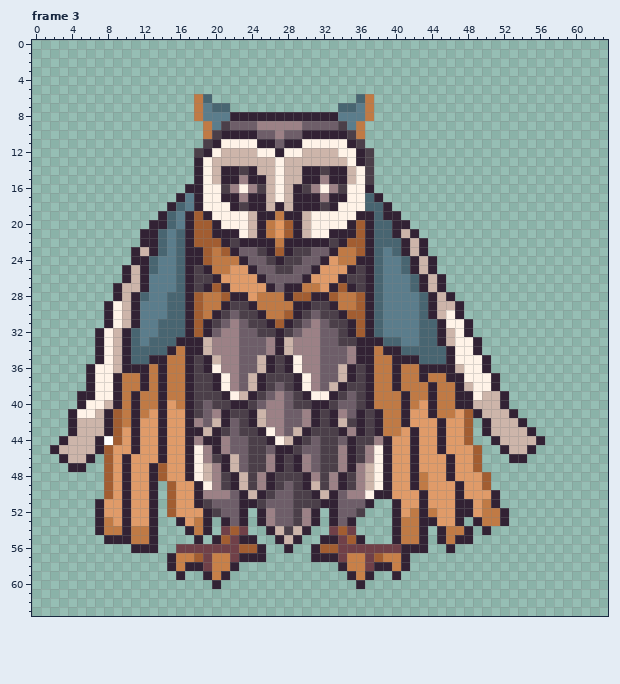
Pixel-art file: Assets/Resources/Entities/Animated/Chapter 3/prophet_owl_v2 - noctseer.aseprite. The first picture shows the starting point.
64x64 pixels, 6 frames. Colours within 5 levels of each other are drawn and written as one. Shown: frame 3. The commit also changed other frames, which this record leaves out.
After the commit:
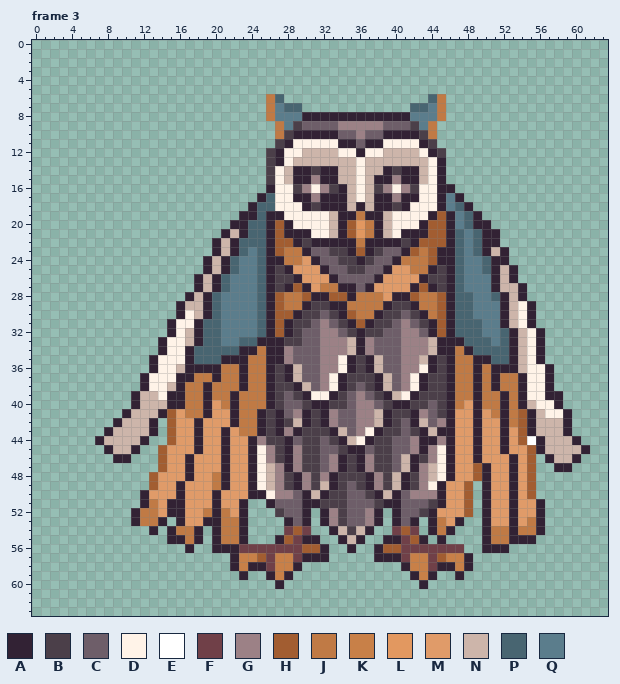
Palette (. is transparent): A #322234  B #4b3f49  C #6e5e69  D #fff3e8  E #ffffff  F #704048  G #9c8186  H #a25d31  J #c07a45  K #c88048  L #e29860  M #e09b69  N #cdb5aa  P #486571  Q #5b7d8c
Edits made:
--- frame 3
@@ x 0..63 @@
  5 ................................................................
- 6 ..................JP................PJ..........................
- 7 ..................JQPP............PPQJ..........................
- 8 ..................JQQQAAAAAAAAAAAAQQQJ..........................
- 9 ...................JQBCCCGGGGGCCCCBQJ...........................
-10 ...................JBAAAACCGCCAAAAABJ...........................
-11 ...................BADDDDAACAADDDDDAB...........................
-12 ..................BADNNNNDDADDNNNNDDAB..........................
-13 ..................ADNNNNNNNDNNNNNNNDAB..........................
-14 ..................ADNAABANNDNNAABAANDB..........................
-15 ..................ADNAAGAANDNNAAGAANDB..........................
-16 .................AADDBGDGBNDNABGDGBDDA..........................
-17 ................AQADDAAGAANDNAAAGAADDPA.........................
-18 ...............APQADDDABAANANAAABADDDPPA........................
-19 ..............APQAHADDDDNAAJAANDDDDDAAPAA.......................
-20 .............AAPQAHHADDDNAJLHANDDDDAHAPPAA......................
-21 ............AAPQPAHHAAADNAJLHANDDAAAHAPPANA.....................
-22 ............AAPQPAHHHABAAAAJAAAAABAHHAPPPANA....................
-23 ...........ANAPQPAAHJHACCBAHABBCCAJJHAPQPANA....................
-24 ...........AAPQQPAAHJJJACCBABBCCAMJJAAPQQPANA...................
-25 ..........ANAPQQPABAJJMMACCBBCCAMMMABAPQQPANA...................
-26 ..........ANAQQQPABBAMMMMACCCCAMMMABBAPQQQPANA..................
-27 .........ANNAQQQPABAHAMMMMACAAJJMAHABAPQQQPANA..................
-28 .........ANAPQQPPAHJJHAAMJJJAHHAAHJJHAPQQQQPANA.................
-29 ........ADNAQQQPPAHJJABBAJJJJAABBAJJHAPQQQQPANNA................
-30 ........ADNAQQQPPAHJABCBBAJJHABCBBAHHAPQQQQPANDA................
-31 ........ADNAQQPPPAHABCGCBBAHABCGCBBAHAPQQQQPPADDA...............
-32 .......ADNAPQQPPPAHACGGCCBBABCGGCCBAHAPQQQQPPANDA...............
-33 .......ADNAPQPPPAAANGGGCCCGANGGGCCBBAAAPPQQPPANDDA..............
-34 .......ADNAPPPPAJAANGGGCCCGANGGGCCCGAAJAAPPPPPADDA..............
-35 .......ADNAPPAAJJABANGGCCNABADGGCCCGAAJJAAAPPPADDDA.............
-36 ......ADDNAAAJAJJABADGGCCNABADGGCCNABAJJAJJAAAANDDA.............
-37 ......ADDAJJAJAJJABBADGCNABBBADGCCNABAJJAJJAJJAADDDA............
-38 ......ADDAJJAJAJJABBADGCNABCBADGCNABBAJJAJJJAJJANDDA............
-39 .....AADDAJAJJAJJABBBADNABCGCBADDABCBAJJJAJJAJJAADNNA...........
-40 .....ADDNAJAJJAMJABCBBAABCGGCBBAABCCBAJJJAJMAJJAANNNA...........
-41 ....ADDNAHJAJMAMMABCGABBANGGCCGABAGCABAJJAMMAJJMHANNNA..........
-42 ....ANNNAHJAMMAMMAGCNACBANGGCCGABANBABAJJAMMMAMMH.ANNNA.........
-43 ....ANNNAHMAMMAMMAANABCBBADGCNABBBAGABAJJMAMMAMMH.ANNNNA........
-44 ...ANNNAEHMAMMAMMAGAAGCCBBADNABCBBCABBGAMMAMMAMMH..ANNNNA.......
-45 ..ANNNNAHMMAMMAMMADGAGCCBBCAABCCBBGABGDAMMAMMAMMMH..ANNA........
-46 ...ANNA.HMAMMMAMMADGBANCBBGABAGCBBGABGDAMMAMMMAMMH...AA.........
-47 ....AA..HMAMMAHMMADNGANCBBGABAGCBBGAGNDAMMAMMMAMMH..............
-48 ........HMAMMAHMMADNGBANBGABBBAGBGABGNDAMMAJMMAMMMH.............
-49 ........HMAMMA.HMMADGBANBGABCBANBGABGNDAMMAJMMMAMMH.............
-50 ........HMAMMA.HMMAGGGCANABCCBBANACGGDAAMMMAMMMAMMMA............
-51 .......AMMAMMA.HMMABCCCAABCCCBBBAACCCA..AMMAMMMAAMJA............
-52 .......AMMAMMA.HMMMABCCA.AGCCBGA.ACCB...AMJAJMMAAMJJA...........
-53 .......AJMAMMA..AMJA.ACA.AGCCBGA.ACA....AJJAAMMA.AJJA...........
-54 .......AJJAJJA...AJA.FHF..ANBNA..FHF....AJJA.AJJA.A.............
-55 ........AAAJJA....A.AHFAA..ANA..AAFHA...AJJA.AJAA...............
-56 ...........AAA..FFFFFFFHHA..A..AHHFFFFFFFAAA..A.................
-57 ...............AKKHFKKFAAA.....AAAFKKFHKKA......................
-58 ...............AKAAFKKA...........AKKFAAKA......................
-59 ................A..AKA.............AKA..A.......................
-60 ....................A...............A...........................
+ 6 ..........................JP................PJ..................
+ 7 ..........................JQPP............PPQJ..................
+ 8 ..........................JQQQAAAAAAAAAAAAQQQJ..................
+ 9 ...........................JQBCCCCGGGGGCCCBQJ...................
+10 ...........................JBAAAAACCGCCAAAABJ...................
+11 ...........................BADDDDDAACAADDDDAB...................
+12 ..........................BADDNNNNDDADDNNNNDAB..................
+13 ..........................BADNNNNNNNDNNNNNNNDA..................
+14 ..........................BDNAABAANNDNNABAANDA..................
+15 ..........................BDNAAGAANNDNAAGAANDA..................
+16 ..........................ADDBGDGBANDNBGDGBDDAA.................
+17 .........................APDDAAGAAANDNAAGAADDAQA................
+18 ........................APPDDDABAAANANAABADDDAQPA...............
+19 .......................AAPAADDDDDNAAJAANDDDDAHAQPA..............
+20 ......................AAPPAHADDDDNAHLJANDDDAHHAQPAA.............
+21 .....................ANAPPAHAAADDNAHLJANDAAAHHAPQPAA............
+22 ....................ANAPPPAHHABAAAAAJAAAABAHHHAPQPAA............
+23 ....................ANAPQPAHJJACCBBAHABCCAHJHAAPQPANA...........
+24 ...................ANAPQQPAAJJMACCBBABCCAJJJHAAPQQPAA...........
+25 ...................ANAPQQPABAMMMACCBBCCAMMJJABAPQQPANA..........
+26 ..................ANAPQQQPABBAMMMACCCCAMMMMABBAPQQQANA..........
+27 ..................ANAPQQQPABAHAMJJAACAMMMMAHABAPQQQANNA.........
+28 .................ANAPQQQQPAHJJHAAHHAJJJMAAHJJHAPPQQPANA.........
+29 ................ANNAPQQQQPAHJJABBAAJJJJABBAJJHAPPQQQANDA........
+30 ................ADNAPQQQQPAHHABBCBAHJJABBCBAJHAPPQQQANDA........
+31 ...............ADDAPPQQQQPAHABBCGCBAHABBCGCBAHAPPPQQANDA........
+32 ...............ADNAPPQQQQPAHABCCGGCBABBCCGGCAHAPPPQQPANDA.......
+33 ..............ADDNAPPQQPPAAABBCCGGGNAGCCCGGGNAAAPPPQPANDA.......
+34 ..............ADDAPPPPPAAJAAGCCCGGGNAGCCCGGGNAAJAPPPPANDA.......
+35 .............ADDDAPPPAAAJJAAGCCCGGDABANCCGGNABAJJAAPPANDA.......
+36 .............ADDNAAAAJJAJJABANCCGGDABANCCGGDABAJJAJAAANDDA......
+37 ............ADDDAAJJAJJAJJABANCCGDABBBANCGDABBAJJAJAJJADDA......
+38 ............ADDNAJJAJJJAJJABBANCGDABCBANCGDABBAJJAJAJJADDA......
+39 ...........ANNDAAJJAJJAJJJABCBADDABCGCBANDABBBAJJAJJAJADDAA.....
+40 ...........ANNNAAJJAMJAJJJABCCBAABBCGGCBAABBCBAJMAJJAJANDDA.....
+41 ..........ANNNAHMJJAMMAJJABACGABAGCCGGNABBAGCBAMMAMJAJHANDDA....
+42 .........ANNNA.HMMAMMMAJJABABNABAGCCGGNABCANCGAMMAMMAJHANNNA....
+43 ........ANNNNA.HMMAMMAMJJABAGABBBANCGDABBCBANAAMMAMMAMHANNNA....
+44 .......ANNNNA..HMMAMMAMMAGBBACBBCBANDABBCCGAAGAMMAMMAMHEANNNA...
+45 ........ANNA..HMMMAMMAMMADGBAGBBCCBAACBBCCGAGDAMMAMMAMMHANNNNA..
+46 .........AA...HMMAMMMAMMADGBAGBBCGABAGBBCNABGDAMMAMMMAMH.ANNA...
+47 ..............HMMAMMMAMMADNGAGBBCGABAGBBCNAGNDAMMHAMMAMH..AA....
+48 .............HMMMAMMJAMMADNGBAGBGABBBAGBNABGNDAMMHAMMAMH........
+49 .............HMMAMMMJAMMADNGBAGBNABCBAGBNABGDAMMH.AMMAMH........
+50 ............AMMMAMMMAMMMAADGGCANABBCCBANACGGGAMMH.AMMAMH........
+51 ............AJMAAMMMAMMA..ACCCAABBBCCCBAACCCBAMMH.AMMAMMA.......
+52 ...........AJJMAAMMJAJMA...BCCA.AGBCCGA.ACCBAMMMH.AMMAMMA.......
+53 ...........AJJA.AMMAAJJA....ACA.AGBCCGA.ACA.AJMA..AMMAMJA.......
+54 .............A.AJJA.AJJA....FHF..ANBNA..FHF.AJA...AJJAJJA.......
+55 ...............AAJA.AJJA...AHFAA..ANA..AAFHA.A....AJJAAA........
+56 .................A..AAAFFFFFFFHHA..A..AHHFFFFFFF..AAA...........
+57 ......................AKKHFKKFAAA.....AAAFKKFHKKA...............
+58 ......................AKAAFKKA...........AKKFAAKA...............
+59 .......................A..AKA.............AKA..A................
+60 ...........................A...............A....................
 61 ................................................................
